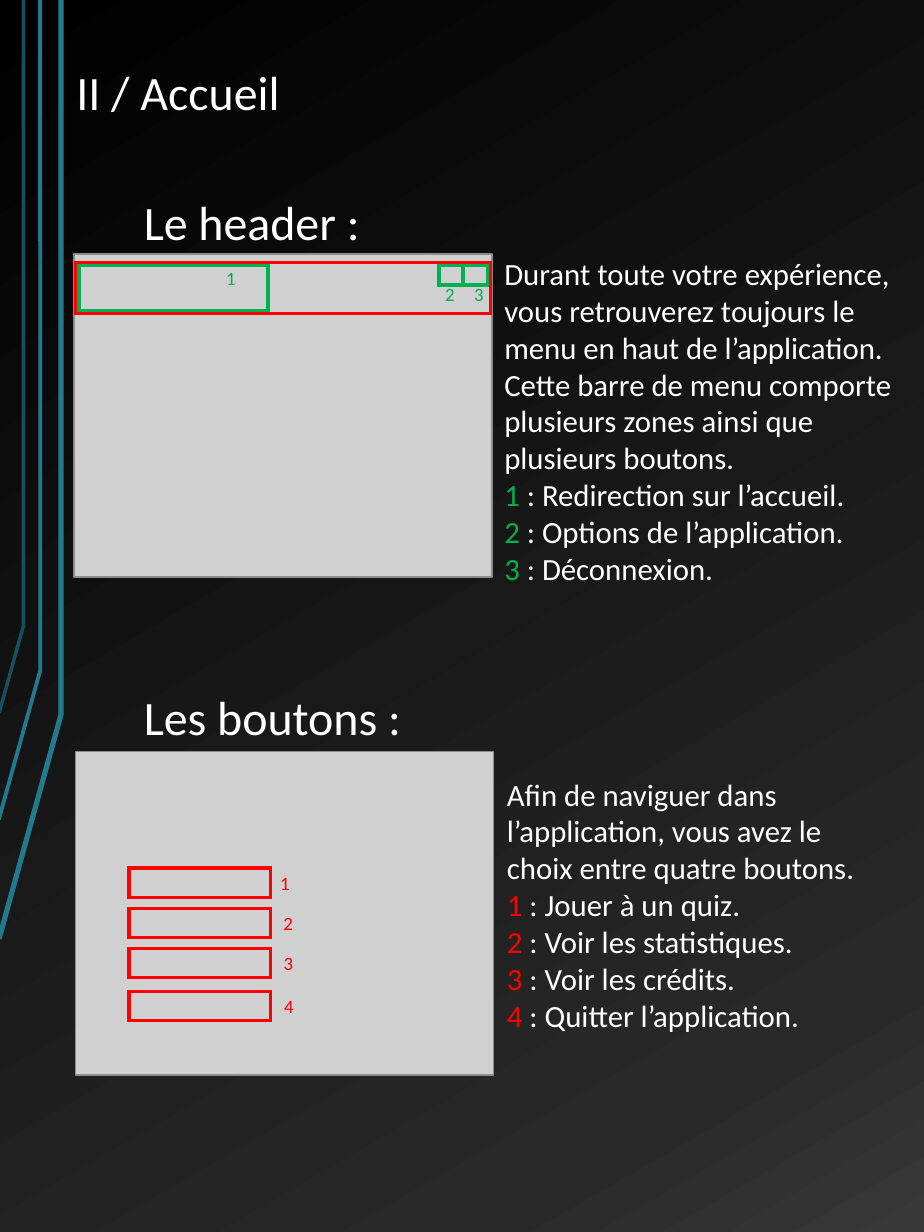
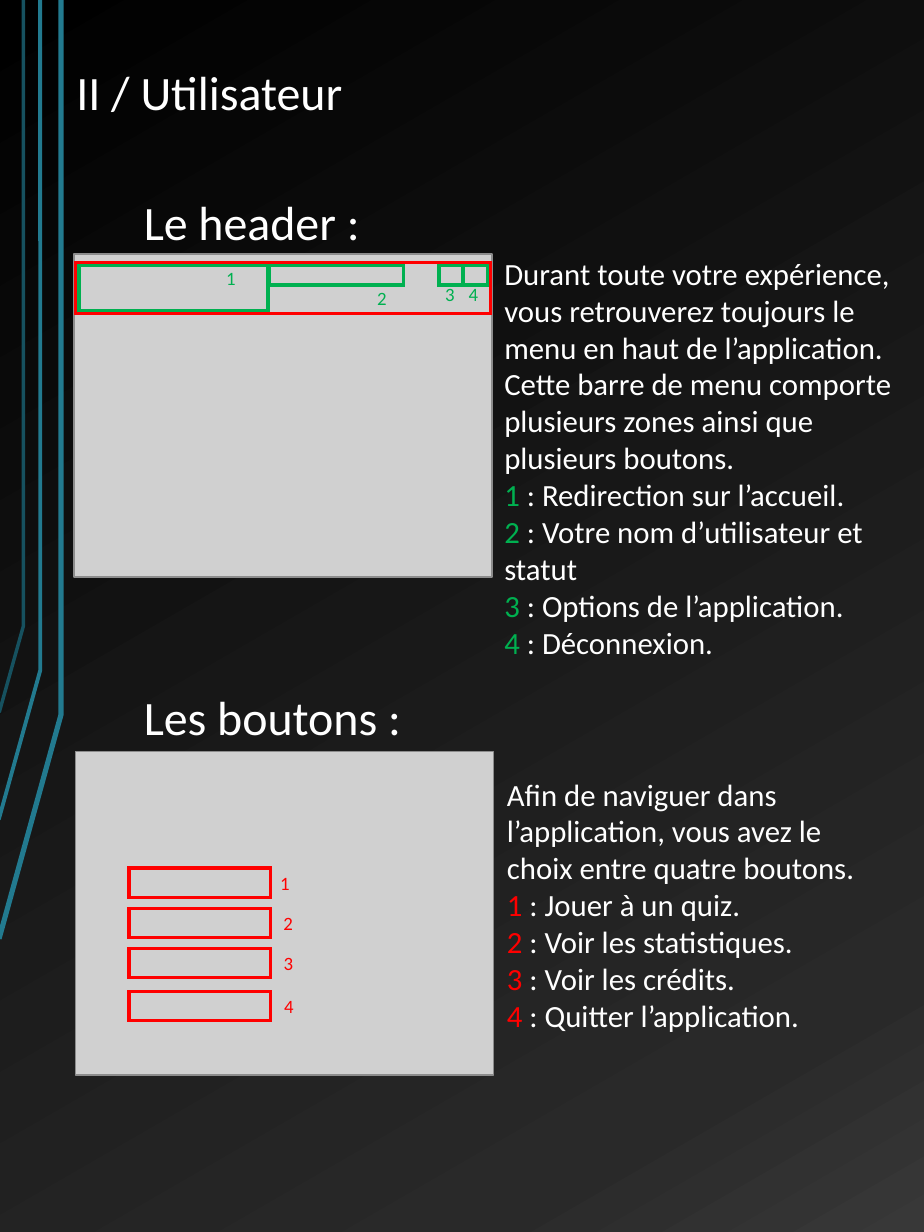
Before and after one commit to LordAlbas/warquiz, a slide deck: slide 3 of Docs/manuel utilisateur WQ.pptx. Drawn at 924x1232 pixels with LibreOffice and Linux fonts; fonts in the diff are those of the drawing; grey boxes stand for pictures. Boxes give left, top, right and bottom in pixels: in the first picture for what was removed or moved away, otherwise in the second. Text is boxed around its words. In the diff, an @@ line names an element or a change of style, - is before the commit and + after.

Commit message:
manuel utilisateur.pptx

```diff
--- a/Docs/manuel utilisateur WQ.pptx
+++ b/Docs/manuel utilisateur WQ.pptx
@@ text at (76,76,343,111): text changed @@
-II / Accueil
+II / Utilisateur
@@ rectangle added at (269,265,404,285), outline #00B050 2 pt @@
@@ text "2" rewrapped from (445,285,455,301) to (377,293,387,305) @@
@@ text "3": place and size @@
-text "3" at (474,285,484,301)
+text "3" at (445,285,455,301)
@@ text added at (469,285,479,301), 11 pt, text #00B050 @@
+4
@@ text at (504,521,862,655): text changed @@
-2 : Options de l’application.
-3 : Déconnexion.
+2 : Votre nom d’utilisateur et statut
+3 : Options de l’application.
+4 : Déconnexion.
```
Also in this commit, not shown: 5 other slides changed, 1 slide added.
